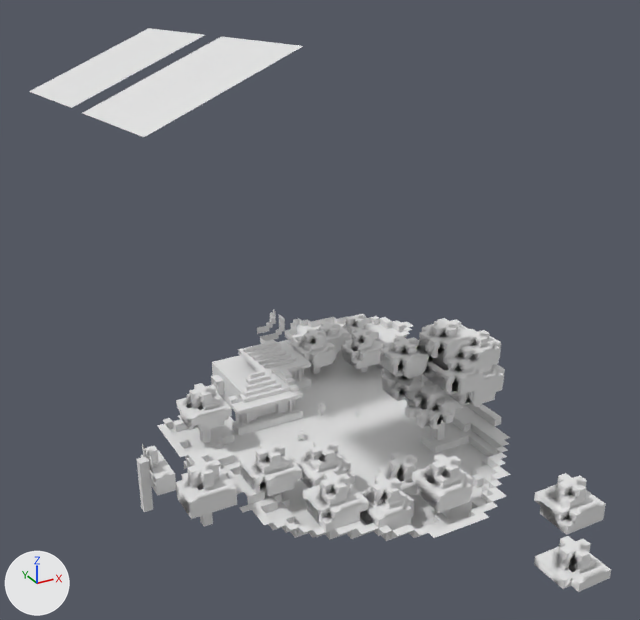
The Blender file Files/04-Shots/Shot_06_Zum-Haus-gehen_3sec.blend, before and after one commit.
Both versions are drawn from a 50 mm camera at (-88.6, -162.4, 117.8) aimed at (-2.0, -4.9, 39.1). The lights are fixed; the arrows at lower left show +X, +Y and +Z. Materials are left out; every surface is plain grey.

Script lines for the objects in view, before the commit:
```python
ob_leaves0019_1_s_cut = bpy.data.objects.new('Leaves0019_1_S_cut', me_plane_015)
ob_leaves0019_1_s_cut.location = (0.0, 0.0, 0.0)
ob_leaves0019_1_s_cut.rotation_euler = (1.571, 0.0, 0.0)  # degrees (90, 0, 0)
ob_leaves0019_1_s_cut_001 = bpy.data.objects.new('Leaves0019_1_S_cut.001', me_plane_014)
ob_leaves0019_1_s_cut_001.location = (0.0, 0.0, 0.0)
ob_leaves0019_1_s_cut_001.rotation_euler = (1.571, 0.0, 2.309)  # degrees (90, 0, 132)
ob_leaves0019_1_s_cut_002 = bpy.data.objects.new('Leaves0019_1_S_cut.002', me_plane_013)
ob_leaves0019_1_s_cut_002.location = (-0.143, 0.0, 0.0)
ob_leaves0019_1_s_cut_002.rotation_euler = (1.571, 0.0, 1.301)  # degrees (90, 0, 75)
ob_leaves0019_1_s_cut_002.scale = (0.793, 0.793, 0.793)
ob_leaves0019_1_s_cut_003 = bpy.data.objects.new('Leaves0019_1_S_cut.003', me_plane_012)
ob_leaves0019_1_s_cut_003.location = (0.0, 0.0, 0.0)
ob_leaves0019_1_s_cut_003.rotation_euler = (1.571, 0.0, 3.92)  # degrees (90, 0, 225)
ob_leaves0019_1_s_cut_003.scale = (1.68, 1.68, 1.68)
ob_leaves0019_1_s_cut_004 = bpy.data.objects.new('Leaves0019_1_S_cut.004', me_plane_011)
ob_leaves0019_1_s_cut_004.location = (0.231, 0.0, 0.0)
ob_leaves0019_1_s_cut_004.rotation_euler = (1.571, 0.0, 4.75)  # degrees (90, 0, 272)
ob_leaves0019_1_s_cut_004.scale = (0.699, 0.699, 0.699)
ob_oak_leaves = bpy.data.objects.new('Oak_Leaves', me_oak_leaves)
ob_oak_leaves.location = (10.6, -10.3, 12.7)
ob_oak_leaves.rotation_euler = (1.571, 0.0, 0.0)  # degrees (90, 0, 0)
ob_oak_leaves.scale = (20.0, 20.0, 20.0)
ob_plane_001 = bpy.data.objects.new('Plane.001', me_plane_001)
ob_plane_001.location = (-31.6, -9.8, 91.6)
ob_plane_001.rotation_euler = (3.088, -0.382, 0.0672)  # degrees (177, -22, 3.9)
ob_plane_001.scale = (16.0, 16.0, 16.0)
ob_plane_002 = bpy.data.objects.new('Plane.002', me_plane_002)
ob_plane_002.location = (-32.7, 31.5, 89.4)
ob_plane_002.rotation_euler = (3.088, -0.382, 0.0672)  # degrees (177, -22, 3.9)
ob_plane_002.scale = (16.0, 16.0, 16.0)
# also in view: 'Grass_Block' at (3.0, 9.1, 3.8); 'Moss_Stone' at (12.0, 1.1, 0.8); 'Wood' at (-5.0, -11.9, 13.8); 'Cobblestone' at (7.0, 8.1, 1.8); 'Oak_Wood_Planks' at (-1.0, 28.1, 4.8)
```
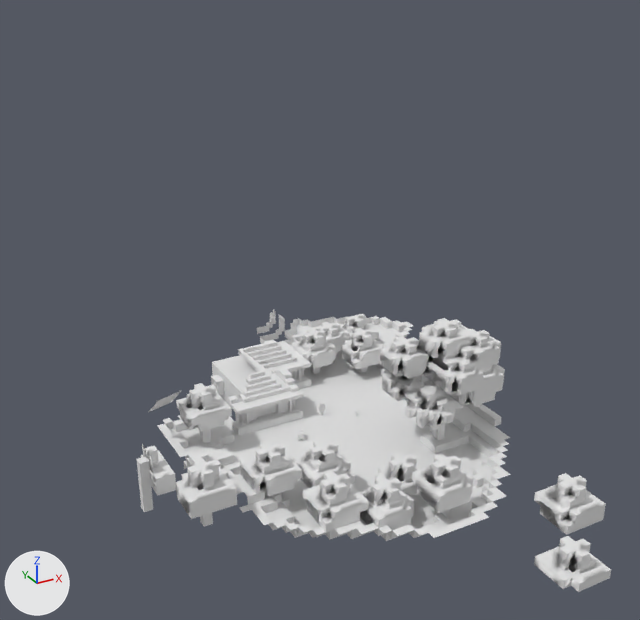
What differs and where, as boxes [x1, y1, x2, y2] in the pictures (640 x 620 px):
'Plane.001', moved, turned, rescaled
    before: [83, 36, 303, 137]
    after: [149, 390, 182, 412]
'Plane.002', no longer drawn
    before: [29, 28, 205, 108]

The change in detail:
Mesh me_plane_002_1 is new.
It is a copy of me_plane_014.
Object 'Plane.001' (ob_plane_001) moves from (-31.6, -9.8, 91.6) to (-33.0, 13.6, 15.2).
Object 'Plane.001' (ob_plane_001) turns from (177, -22, 3.9) to (133, 0, 17) degrees about x, y and z.
Object 'Plane.001' (ob_plane_001) is rescaled from (16.0, 16.0, 16.0) to (3.46, 3.46, 3.46).
Object 'Plane.002' (ob_plane_002) is deleted.
Object 'Leaves0019_1_S_cut.004' (ob_leaves0019_1_s_cut_004) now shows me_plane_002_1 instead of me_plane_011.
Object 'Leaves0019_1_S_cut.003' (ob_leaves0019_1_s_cut_003) now shows me_plane_011 instead of me_plane_012.
Object 'Leaves0019_1_S_cut.002' (ob_leaves0019_1_s_cut_002) now shows me_plane_012 instead of me_plane_013.
Object 'Leaves0019_1_S_cut.001' (ob_leaves0019_1_s_cut_001) now shows me_plane_013 instead of me_plane_014.
Object 'Leaves0019_1_S_cut' (ob_leaves0019_1_s_cut) now shows me_plane_014 instead of me_plane_015.
